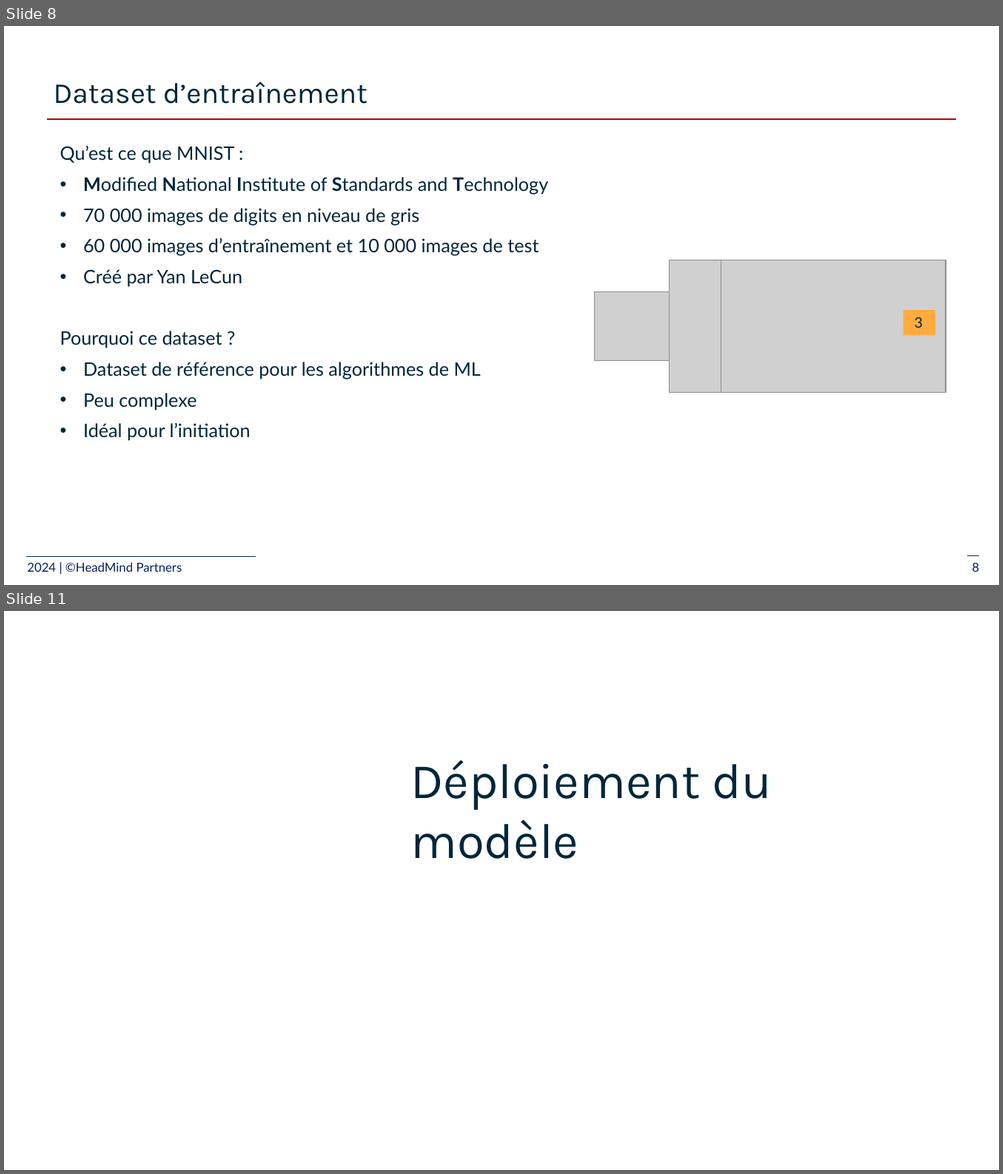
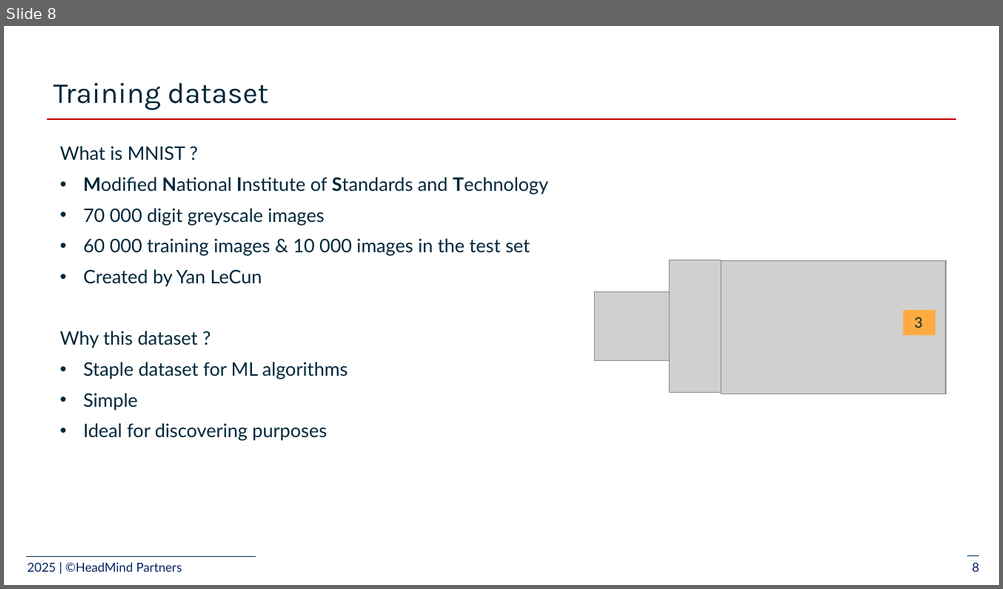
Before and after one commit to plpv/mlops-azure-course, a slide deck: slides/2_deploy-model_azure/2-Train and deploy ML models.pptx. Shown one above the other, each under a label of ours: slides 8 and 11 before the commit, slide 8 after it; the slides between them are not shown. The pictures are 1003x1174 and 1003x589 pixels, drawn with LibreOffice and Linux fonts; fonts in the diff are those of the drawing; grey boxes stand for pictures; background and template pictures are left out. Boxes give left, top, right and bottom in pixels: in the first picture for what was removed or moved away, otherwise in the second. Text is boxed around its words. In the diff, an @@ line names an element or a change of style, - is before the commit and + after.

```diff
--- a/slides/2_deploy-model_azure/2-Train and deploy ML models.pptx
+++ b/slides/2_deploy-model_azure/2-Train and deploy ML models.pptx
@@ slide 11 removed at bbox=[4, 611, 999, 1170], background #FFFFFF @@
@@ title removed at bbox=[410, 760, 771, 859] @@
-Déploiement du modèle
@@ text removed at bbox=[403, 975, 951, 1067] @@
-Fonctionnement, inférence en temps réel et en lot
@@ slide 8 changed as well @@
@@ title at bbox=[54, 83, 268, 110]: text changed @@
-Dataset d’entraînement
+Training dataset
@@ text at bbox=[60, 146, 185, 161]: text changed @@
-Qu’est ce que MNIST :
+What is MNIST ?
@@ text at bbox=[60, 208, 529, 441]: text changed @@
-• 70 000 images de digits en niveau de gris
-• 60 000 images d’entraînement et 10 000 images de test
-• Créé par Yan LeCun
-Pourquoi ce dataset ?
-• Dataset de référence pour les algorithmes de ML
-• Peu complexe
-• Idéal pour l’initiation
+• 70 000 digit greyscale images
+• 60 000 training images & 10 000 images in the test set
+• Created by Yan LeCun
+Why this dataset ?
+• Staple dataset for ML algorithms
+• Simple
+• Ideal for discovering purposes
@@ text at bbox=[27, 562, 182, 572]: text changed @@
-2024 | ©HeadMind Partners
+2025 | ©HeadMind Partners
```
Also in this commit, not shown: 13 other slides changed, 1 slide added.
